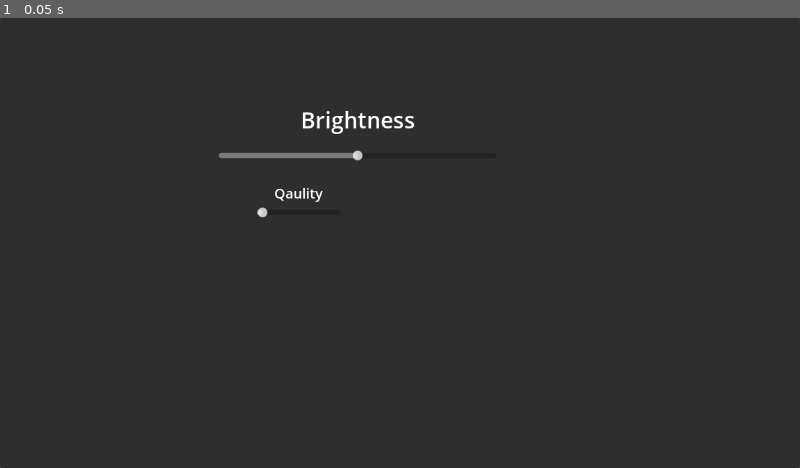
Above: before the commit, frame 1.
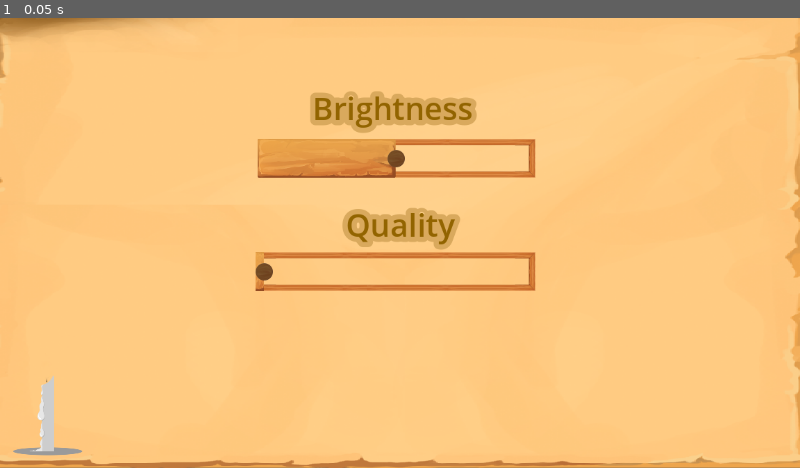
Above: after the commit, the same moment.

Repository: Benjamin-Fever/Global-Game-Jam-2024
Game: Godot game, scene res://more_options.tscn
The game is run twice, just before and just after one commit, with the same random seed, the same clock (stepped at 60 frames per second) and the same inputs. This scene is started directly instead of the project's main scene.
Inputs:
- Up to frame 1 (0.05 s): no input

The runs differ from the first frame. In frame 1, 100% of the frame differs, in the area x 0-100%, y 0-100%.

Commit message:
add assets to more options

Diff:
--- a/more_options.gd
+++ b/more_options.gd
@@ -1,7 +1,8 @@
 extends Control
 
-@onready var slide = $Panel/HSlider
-@onready var butt = $Panel/Button
+@onready var slide = $Background/HSlider
+@onready var butt = $Background/Button
+@onready var flame : TextureRect = $Background/Flame
 
 var val = 0
 
@@ -13,6 +14,8 @@
 # Called every frame. 'delta' is the elapsed time since the previous frame.
 func _process(delta):
 	val = slide.value*2
+	var scaleNum = clamp(slide.value / 100, 0, 0.6)
+	flame.scale = Vector2(scaleNum, scaleNum)
 	butt.modulate = Color(1,1,1,val/255)
 	if val > 127:
 		butt.disabled = false
--- /dev/null
+++ b/more_options.gdshader
@@ -0,0 +1,31 @@
+shader_type spatial;
+render_mode unshaded;
+
+// Uniforms for customization
+uniform float time = 0.0;
+uniform float glitch_strength = 0.5;
+uniform float scanline_thickness = 0.1;
+uniform float scanline_speed = 2.0;
+uniform sampler2D texture_albedo : hint_screen_texture;
+uniform sampler2D texture_normal : hint_normal;
+
+void fragment() {
+    vec2 uv = UV;
+
+    // Glitch effects
+    uv.y += sin(uv.x * 10.0 + time * 5.0) * glitch_strength;
+    uv.x += cos(uv.y * 15.0 + time * 3.0) * glitch_strength;
+
+    // Scanlines
+    uv.y += sin(uv.x * 100.0 + time * scanline_speed) * scanline_thickness;
+
+    // Sample textures
+    vec4 albedo = texture(texture_albedo, uv);
+    vec3 normal = texture(texture_normal, uv).rgb * 2.0 - 1.0;
+
+    // Apply glitch-like color distortion
+    albedo.rgb += 0.1 * sin(uv.x * 50.0 + time) * normal;
+
+    // Output final color
+    ALBEDO = albedo.rgb;
+}
--- a/more_options.tscn
+++ b/more_options.tscn
@@ -1,6 +1,10 @@
-[gd_scene load_steps=2 format=3 uid="uid://36kov081ovfd"]
+[gd_scene load_steps=6 format=3 uid="uid://36kov081ovfd"]
 
 [ext_resource type="Script" path="res://more_options.gd" id="1_8uw7m"]
+[ext_resource type="Texture2D" uid="uid://dc6vm774q3ep0" path="res://CasualUI_16_3.png" id="2_bnb01"]
+[ext_resource type="Theme" uid="uid://3emaiq3m2bd3" path="res://slider_theme.tres" id="3_7uwxg"]
+[ext_resource type="Texture2D" uid="uid://bhqjuqjenahfs" path="res://candle.png" id="4_pt1m1"]
+[ext_resource type="Texture2D" uid="uid://d4c65ybmdusp7" path="res://flame.png" id="5_u87mj"]
 
 [node name="More Options" type="Control"]
 layout_mode = 3
@@ -11,53 +15,109 @@
 grow_vertical = 2
 script = ExtResource("1_8uw7m")
 
-[node name="Panel" type="Panel" parent="."]
+[node name="Background" type="TextureRect" parent="."]
+layout_mode = 1
+anchors_preset = 8
+anchor_left = 0.5
+anchor_top = 0.5
+anchor_right = 0.5
+anchor_bottom = 0.5
+offset_left = -617.0
+offset_top = -342.0
+offset_right = 595.0
+offset_bottom = 326.0
+grow_horizontal = 2
+grow_vertical = 2
+texture = ExtResource("2_bnb01")
+expand_mode = 3
+
+[node name="Button" type="Button" parent="Background"]
 layout_mode = 0
-offset_right = 1152.0
-offset_bottom = 648.0
-
-[node name="Button" type="Button" parent="Panel"]
-layout_mode = 0
-offset_left = 15.0
-offset_top = 580.0
-offset_right = 105.0
-offset_bottom = 634.0
+offset_left = 162.0
+offset_top = 567.0
+offset_right = 252.0
+offset_bottom = 621.0
 text = "Even More
 Options"
 
-[node name="HSlider" type="HSlider" parent="Panel"]
+[node name="HSlider" type="HSlider" parent="Background"]
 layout_mode = 0
-offset_left = 315.0
-offset_top = 190.0
-offset_right = 715.0
-offset_bottom = 206.0
+offset_left = 412.0
+offset_top = 192.0
+offset_right = 812.0
+offset_bottom = 248.0
+theme = ExtResource("3_7uwxg")
 min_value = -127.0
 max_value = 127.0
 
-[node name="Label" type="Label" parent="Panel/HSlider"]
-layout_mode = 0
-offset_left = 118.0
-offset_top = -66.0
-offset_right = 283.0
-offset_bottom = -21.0
-theme_override_font_sizes/font_size = 32
+[node name="Label2" type="Label" parent="Background/HSlider"]
+layout_mode = 1
+anchors_preset = 8
+anchor_left = 0.5
+anchor_top = 0.5
+anchor_right = 0.5
+anchor_bottom = 0.5
+offset_left = -85.0
+offset_top = -104.0
+offset_right = 73.0
+offset_bottom = -41.0
+grow_horizontal = 2
+grow_vertical = 2
+theme_override_colors/font_color = Color(0.572549, 0.392157, 0, 1)
+theme_override_colors/font_shadow_color = Color(0.85098, 0.662745, 0.364706, 1)
+theme_override_constants/shadow_offset_x = 0
+theme_override_constants/shadow_offset_y = 0
+theme_override_constants/shadow_outline_size = 30
+theme_override_font_sizes/font_size = 45
 text = "Brightness"
 
-[node name="HSlider2" type="HSlider" parent="Panel"]
+[node name="HSlider2" type="HSlider" parent="Background"]
 layout_mode = 0
-offset_left = 370.0
-offset_top = 272.0
-offset_right = 490.0
-offset_bottom = 288.0
+offset_left = 409.0
+offset_top = 355.0
+offset_right = 812.0
+offset_bottom = 411.0
+theme = ExtResource("3_7uwxg")
 
-[node name="Label" type="Label" parent="Panel/HSlider2"]
+[node name="Label2" type="Label" parent="Background/HSlider2"]
+layout_mode = 1
+anchors_preset = 8
+anchor_left = 0.5
+anchor_top = 0.5
+anchor_right = 0.5
+anchor_bottom = 0.5
+offset_left = -71.5
+offset_top = -99.0
+offset_right = 86.5
+offset_bottom = -36.0
+grow_horizontal = 2
+grow_vertical = 2
+theme_override_colors/font_color = Color(0.572549, 0.392157, 0, 1)
+theme_override_colors/font_shadow_color = Color(0.85098, 0.662745, 0.364706, 1)
+theme_override_constants/shadow_offset_x = 0
+theme_override_constants/shadow_offset_y = 0
+theme_override_constants/shadow_outline_size = 30
+theme_override_font_sizes/font_size = 45
+text = "Quality"
+
+[node name="Candle" type="TextureRect" parent="Background"]
 layout_mode = 0
-offset_left = 25.0
-offset_top = -34.0
-offset_right = 95.0
-offset_bottom = -6.0
-theme_override_font_sizes/font_size = 20
-text = "Qaulity"
+offset_left = 20.0
+offset_top = 484.0
+offset_right = 380.0
+offset_bottom = 844.0
+scale = Vector2(0.5, 0.5)
+texture = ExtResource("4_pt1m1")
 
-[connection signal="pressed" from="Panel/Button" to="." method="_on_button_pressed"]
-[connection signal="drag_ended" from="Panel/HSlider" to="." method="_on_h_slider_drag_ended"]
+[node name="Flame" type="TextureRect" parent="Background"]
+layout_mode = 0
+offset_left = -90.5701
+offset_top = 181.361
+offset_right = 269.43
+offset_bottom = 541.361
+scale = Vector2(0.045, 0.045)
+pivot_offset = Vector2(200, 361.373)
+texture = ExtResource("5_u87mj")
+
+[connection signal="pressed" from="Background/Button" to="." method="_on_button_pressed"]
+[connection signal="drag_ended" from="Background/HSlider" to="." method="_on_h_slider_drag_ended"]
--- a/options.tscn
+++ b/options.tscn
@@ -1,61 +1,10 @@
-[gd_scene load_steps=13 format=3 uid="uid://b7pybnbsrveqt"]
+[gd_scene load_steps=6 format=3 uid="uid://b7pybnbsrveqt"]
 
 [ext_resource type="Script" path="res://options.gd" id="1_4uolh"]
 [ext_resource type="Texture2D" uid="uid://dc6vm774q3ep0" path="res://CasualUI_16_3.png" id="2_b4lvb"]
 [ext_resource type="Texture2D" uid="uid://c11575iqc4e4u" path="res://CasualUI_15_2.png" id="3_c250a"]
-[ext_resource type="Texture2D" uid="uid://b2138afcfso2b" path="res://CasualUI_5_1.png" id="4_8dhxy"]
-[ext_resource type="Texture2D" uid="uid://c1dremtsksgvr" path="res://CasualUI_15_4.png" id="5_y7qjy"]
-[ext_resource type="Texture2D" uid="uid://dvsnxlhv6a38g" path="res://CasualUI_13_4.png" id="6_mvxa2"]
-
-[sub_resource type="AtlasTexture" id="AtlasTexture_7l0ok"]
-atlas = ExtResource("4_8dhxy")
-region = Rect2(34, 46, 63, 18)
-
-[sub_resource type="StyleBoxTexture" id="StyleBoxTexture_80iqp"]
-texture = ExtResource("3_c250a")
-
-[sub_resource type="Theme" id="Theme_52qsb"]
-OptionButton/colors/font_color = Color(0, 0, 0, 1)
-OptionButton/colors/font_disabled_color = Color(0, 0, 0, 1)
-OptionButton/colors/font_focus_color = Color(0, 0, 0, 1)
-OptionButton/colors/font_hover_color = Color(0, 0, 0, 1)
-OptionButton/colors/font_hover_pressed_color = Color(0, 0, 0, 1)
-OptionButton/colors/font_outline_color = Color(0, 0, 0, 1)
-OptionButton/colors/font_pressed_color = Color(0, 0, 0, 1)
-OptionButton/constants/arrow_margin = 5
-OptionButton/constants/h_separation = 0
-OptionButton/constants/modulate_arrow = 0
-OptionButton/constants/outline_size = 0
-OptionButton/font_sizes/font_size = 16
-OptionButton/fonts/font = null
-OptionButton/icons/arrow = SubResource("AtlasTexture_7l0ok")
-OptionButton/styles/disabled = null
-OptionButton/styles/disabled_mirrored = null
-OptionButton/styles/focus = null
-OptionButton/styles/hover = null
-OptionButton/styles/hover_mirrored = null
-OptionButton/styles/normal = SubResource("StyleBoxTexture_80iqp")
-OptionButton/styles/normal_mirrored = null
-OptionButton/styles/pressed = null
-OptionButton/styles/pressed_mirrored = null
-
-[sub_resource type="StyleBoxTexture" id="StyleBoxTexture_uwdjb"]
-texture = ExtResource("3_c250a")
-
-[sub_resource type="StyleBoxTexture" id="StyleBoxTexture_lidhy"]
-texture = ExtResource("6_mvxa2")
-texture_margin_bottom = 56.0
-
-[sub_resource type="Theme" id="Theme_kp2b5"]
-HSlider/constants/center_grabber = 0
-HSlider/constants/grabber_offset = 0
-HSlider/icons/grabber = ExtResource("5_y7qjy")
-HSlider/icons/grabber_disabled = null
-HSlider/icons/grabber_highlight = ExtResource("5_y7qjy")
-HSlider/icons/tick = null
-HSlider/styles/grabber_area = SubResource("StyleBoxTexture_uwdjb")
-HSlider/styles/grabber_area_highlight = SubResource("StyleBoxTexture_uwdjb")
-HSlider/styles/slider = SubResource("StyleBoxTexture_lidhy")
+[ext_resource type="Theme" uid="uid://dksdytn1mxtjc" path="res://options_theme.tres" id="4_yml1g"]
+[ext_resource type="Theme" uid="uid://3emaiq3m2bd3" path="res://slider_theme.tres" id="5_gc2lt"]
 
 [node name="Options" type="Control"]
 layout_mode = 3
@@ -120,7 +69,7 @@
 offset_right = 598.0
 offset_bottom = 264.0
 scale = Vector2(2.5, 2.5)
-theme = SubResource("Theme_52qsb")
+theme = ExtResource("4_yml1g")
 item_count = 4
 selected = 3
 popup/item_0/text = "690x420"
@@ -164,7 +113,7 @@
 offset_right = 687.0
 offset_bottom = 497.0
 scale = Vector2(1.855, 1.855)
-theme = SubResource("Theme_kp2b5")
+theme = ExtResource("5_gc2lt")
 value = 8.0
 
 [node name="Label2" type="Label" parent="Background/HSlider"]
@@ -188,13 +137,35 @@
 theme_override_font_sizes/font_size = 20
 text = "Quality"
 
-[node name="More_Options" type="Button" parent="Background"]
+[node name="More_Options" type="TextureButton" parent="Background"]
 layout_mode = 0
-offset_left = 1254.0
-offset_top = 294.0
-offset_right = 1354.0
-offset_bottom = 370.0
-theme_override_font_sizes/font_size = 24
+offset_left = 1298.0
+offset_top = 36.0
+offset_right = 1651.0
+offset_bottom = 169.0
+rotation = 1.18493
+texture_normal = ExtResource("3_c250a")
+stretch_mode = 0
+
+[node name="Label" type="Label" parent="Background/More_Options"]
+layout_mode = 1
+anchors_preset = 8
+anchor_left = 0.5
+anchor_top = 0.5
+anchor_right = 0.5
+anchor_bottom = 0.5
+offset_left = -99.6616
+offset_top = -60.9263
+offset_right = 97.3384
+offset_bottom = 54.0737
+grow_horizontal = 2
+grow_vertical = 2
+theme_override_colors/font_color = Color(0.282353, 0.176471, 0.0431373, 0.603922)
+theme_override_colors/font_shadow_color = Color(0, 0, 0, 0.137255)
+theme_override_constants/shadow_offset_x = 0
+theme_override_constants/shadow_offset_y = 0
+theme_override_constants/shadow_outline_size = 26
+theme_override_font_sizes/font_size = 46
 text = "More
 Options"
 
--- /dev/null
+++ b/options_theme.tres
@@ -0,0 +1,43 @@
+[gd_resource type="Theme" load_steps=7 format=3 uid="uid://dksdytn1mxtjc"]
+
+[ext_resource type="Texture2D" uid="uid://b2138afcfso2b" path="res://CasualUI_5_1.png" id="1_ah40j"]
+[ext_resource type="Texture2D" uid="uid://c11575iqc4e4u" path="res://CasualUI_15_2.png" id="2_qjys1"]
+
+[sub_resource type="AtlasTexture" id="AtlasTexture_vewqu"]
+atlas = ExtResource("1_ah40j")
+region = Rect2(34, 46, 63, 18)
+
+[sub_resource type="StyleBoxTexture" id="StyleBoxTexture_70n10"]
+texture = ExtResource("2_qjys1")
+modulate_color = Color(0.682353, 0.682353, 0.682353, 1)
+
+[sub_resource type="StyleBoxTexture" id="StyleBoxTexture_wawsv"]
+texture = ExtResource("2_qjys1")
+modulate_color = Color(0.686275, 0.686275, 0.686275, 1)
+
+[sub_resource type="StyleBoxTexture" id="StyleBoxTexture_kvyr6"]
+texture = ExtResource("2_qjys1")
+
+[resource]
+OptionButton/colors/font_color = Color(0, 0, 0, 1)
+OptionButton/colors/font_disabled_color = Color(0, 0, 0, 1)
+OptionButton/colors/font_focus_color = Color(0, 0, 0, 1)
+OptionButton/colors/font_hover_color = Color(0, 0, 0, 1)
+OptionButton/colors/font_hover_pressed_color = Color(0, 0, 0, 1)
+OptionButton/colors/font_outline_color = Color(0, 0, 0, 1)
+OptionButton/colors/font_pressed_color = Color(0, 0, 0, 1)
+OptionButton/constants/arrow_margin = 0
+OptionButton/constants/h_separation = 0
+OptionButton/constants/modulate_arrow = 0
+OptionButton/constants/outline_size = 0
+OptionButton/font_sizes/font_size = 16
+OptionButton/fonts/font = null
+OptionButton/icons/arrow = SubResource("AtlasTexture_vewqu")
+OptionButton/styles/disabled = null
+OptionButton/styles/disabled_mirrored = null
+OptionButton/styles/focus = SubResource("StyleBoxTexture_70n10")
+OptionButton/styles/hover = SubResource("StyleBoxTexture_wawsv")
+OptionButton/styles/normal = SubResource("StyleBoxTexture_kvyr6")
+OptionButton/styles/normal_mirrored = null
+OptionButton/styles/pressed = null
+OptionButton/styles/pressed_mirrored = null
--- /dev/null
+++ b/slider_theme.tres
@@ -0,0 +1,23 @@
+[gd_resource type="Theme" load_steps=6 format=3 uid="uid://3emaiq3m2bd3"]
+
+[ext_resource type="Texture2D" uid="uid://c1dremtsksgvr" path="res://CasualUI_15_4.png" id="1_gou7h"]
+[ext_resource type="Texture2D" uid="uid://c11575iqc4e4u" path="res://CasualUI_15_2.png" id="2_f61nw"]
+[ext_resource type="Texture2D" uid="uid://dvsnxlhv6a38g" path="res://CasualUI_13_4.png" id="3_qf7qa"]
+
+[sub_resource type="StyleBoxTexture" id="StyleBoxTexture_8iiib"]
+texture = ExtResource("2_f61nw")
+
+[sub_resource type="StyleBoxTexture" id="StyleBoxTexture_ck0y8"]
+texture = ExtResource("3_qf7qa")
+texture_margin_bottom = 56.0
+
+[resource]
+HSlider/constants/center_grabber = 0
+HSlider/constants/grabber_offset = 0
+HSlider/icons/grabber = ExtResource("1_gou7h")
+HSlider/icons/grabber_disabled = null
+HSlider/icons/grabber_highlight = ExtResource("1_gou7h")
+HSlider/icons/tick = null
+HSlider/styles/grabber_area = SubResource("StyleBoxTexture_8iiib")
+HSlider/styles/grabber_area_highlight = SubResource("StyleBoxTexture_8iiib")
+HSlider/styles/slider = SubResource("StyleBoxTexture_ck0y8")
Binary file added: candle.png
Not shown, added: candle.png.import
Binary file added: flame.png
Not shown, added: flame.png.import
